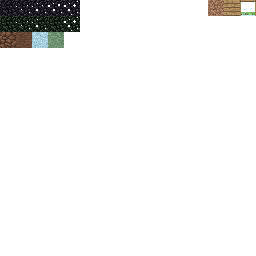
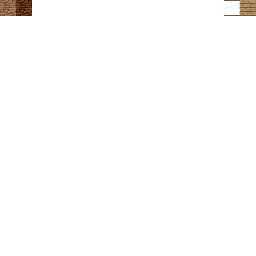
Layers edited between the first and the second 256 x 256 image:
painted on "Background" over [0, 0, 256, 48]
